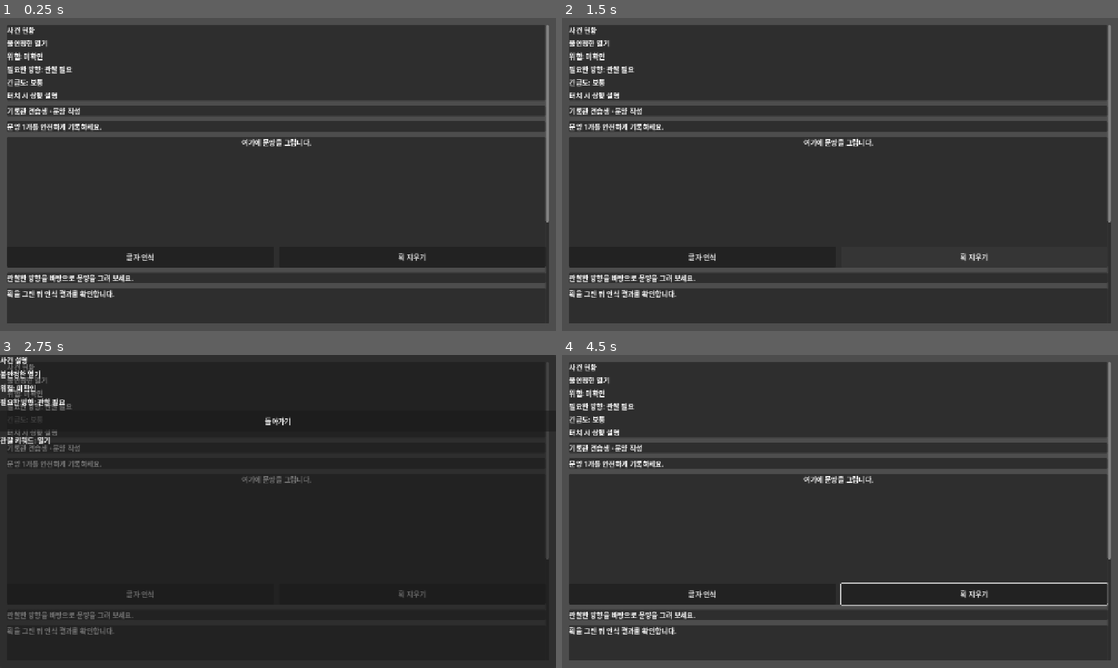
Above: before the commit, frames 1-4 (two rows, left to right).
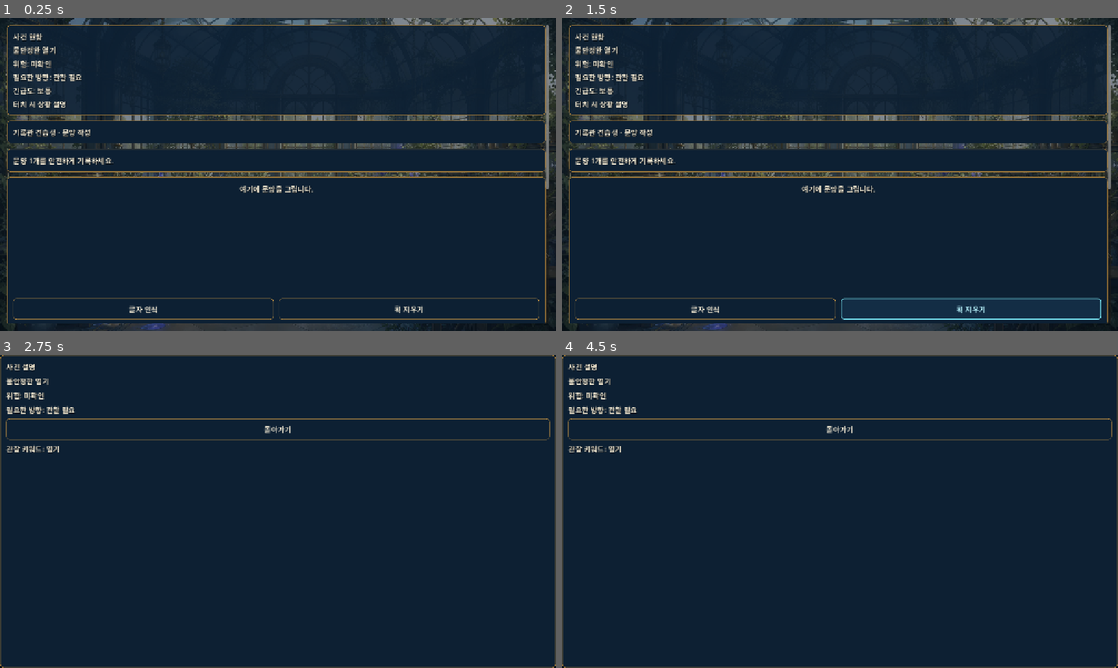
Above: after the commit, the same moments.

Repository: alsdmlals4-eng/GRIMOIRE-
Game: Godot game, scene res://src/ui/spell_workflow/spell_workflow_product_root.tscn
Two runs of this game, one before a commit and one after it. Both use one fixed random seed, a clock stepped at 60 frames per second and the inputs below.
Inputs (mouse positions are in pixels of both pictures, inside the frame that each line leads up to):
- Up to frame 1 (0.25 s): no input
- Up to frame 2 (1.5 s): click "글자 인식" at 0.5 s; click "획 지우기" at 1.25 s
- Up to frame 3 (2.75 s): tap Enter at 2 s; drag from (278, 398) to (333, 442) at 2.02 s
- Up to frame 4 (4.5 s): click "돌아가기" at 2.75 s; tap Space at 3.5 s; drag from (840, 533) to (812, 574) at 3.52 s; tap Enter at 4.25 s; move the mouse to (895, 442) at 4.27 s; hold Right from 4.28 s (still down); tap Ctrl at 4.35 s; click (895, 442) at 4.42 s

The runs differ from the first frame. In frame 1, 84% of the frame differs, in the area x 0-100%, y 0-100%; in frame 2, 88%; in frame 3, 17%; in frame 4, 92%.

Commit message:
feat(task11): apply greenhouse visual surface

Diff:
--- a/src/ui/spell_workflow/spell_workflow_product_root.gd
+++ b/src/ui/spell_workflow/spell_workflow_product_root.gd
@@ -54,6 +54,7 @@
 
 
 func _ready() -> void:
+    theme = GrimoireThemeFactory.create_theme()
     start_slice()
     _connect_player_surfaces()
     _configure_player_surfaces()
--- a/src/ui/spell_workflow/spell_workflow_product_root.tscn
+++ b/src/ui/spell_workflow/spell_workflow_product_root.tscn
@@ -4,6 +4,7 @@
 [ext_resource type="PackedScene" uid="uid://dhkd7pos74iaa" path="res://src/ui/spell_workflow/glyph_drawing_screen.tscn" id="2_kmny2"]
 [ext_resource type="PackedScene" uid="uid://bolap7p5hkar8" path="res://src/ui/spell_workflow/circuit_placement_screen.tscn" id="3_ag2ki"]
 [ext_resource type="PackedScene" uid="uid://qfvh1n7f5veh" path="res://src/ui/spell_workflow/spell_use_screen.tscn" id="4_3otfq"]
+[ext_resource type="Texture2D" path="res://assets/art/backgrounds/greenhouse/bg_greenhouse_field_base.webp" id="5_2w8ln"]
 
 [node name="SpellWorkflowProductRoot" type="Control" unique_id=1353567651]
 layout_mode = 3
@@ -13,6 +14,28 @@
 grow_horizontal = 2
 grow_vertical = 2
 script = ExtResource("1_hpptg")
+
+[node name="EnvironmentBackground" type="TextureRect" parent="." unique_id=1296288871]
+layout_mode = 1
+anchors_preset = 15
+anchor_right = 1.0
+anchor_bottom = 1.0
+grow_horizontal = 2
+grow_vertical = 2
+mouse_filter = 2
+texture = ExtResource("5_2w8ln")
+expand_mode = 1
+stretch_mode = 6
+
+[node name="EnvironmentReadabilityVeil" type="ColorRect" parent="." unique_id=678603010]
+layout_mode = 1
+anchors_preset = 15
+anchor_right = 1.0
+anchor_bottom = 1.0
+grow_horizontal = 2
+grow_vertical = 2
+mouse_filter = 2
+color = Color(0.027451, 0.082353, 0.141176, 0.5)
 
 [node name="ResultPanel" type="VBoxContainer" parent="." unique_id=883718107]
 layout_mode = 0
--- a/src/ui/theme/grimoire_theme_factory.gd
+++ b/src/ui/theme/grimoire_theme_factory.gd
@@ -56,6 +56,12 @@
 
 
 static func _configure_panels(theme: Theme) -> void:
+    theme.set_stylebox(
+        &"panel",
+        &"PanelContainer",
+        _style_box(Color(SURFACE_PANEL, 0.9), LINE_BRASS.darkened(0.15), 1, PANEL_RADIUS, 14.0)
+    )
+
     theme.set_type_variation(&"AcademyPanel", &"PanelContainer")
     theme.set_stylebox(
         &"panel",
@@ -86,6 +92,16 @@
 
 
 static func _configure_buttons(theme: Theme) -> void:
+    _set_button_set(
+        theme,
+        &"Button",
+        SURFACE_PANEL,
+        SURFACE_PANEL_EMPHASIS,
+        LINE_BRASS,
+        TEXT_PRIMARY,
+        BUTTON_RADIUS
+    )
+
     theme.set_type_variation(&"AcademyButton", &"Button")
     _set_button_set(
         theme,
--- a/tests/integration/test_spell_workflow_product_root.gd
+++ b/tests/integration/test_spell_workflow_product_root.gd
@@ -9,6 +9,11 @@
     case.assert_true(FileAccess.file_exists(ROOT_PATH), "Task9 Product Root must exist")
     if not FileAccess.file_exists(ROOT_PATH):
         return
+
+    var root_source := FileAccess.get_file_as_string(ROOT_PATH)
+    var product_scene_source := FileAccess.get_file_as_string(ROOT_SCENE_PATH)
+    case.assert_true(product_scene_source.contains("bg_greenhouse_field_base.webp"), "Product Root consumes the persisted greenhouse background asset")
+    case.assert_true(root_source.contains("theme = GrimoireThemeFactory.create_theme()"), "Product Root applies the shared Academy live theme")
 
     var Root = load(ROOT_PATH)
     case.assert_true(Root != null and Root.can_instantiate(), "Task9 Product Root must compile")
@@ -22,11 +27,30 @@
     var packed_scene = load(ROOT_SCENE_PATH)
     case.assert_true(packed_scene != null and packed_scene.can_instantiate(), "Product Root scene must instantiate")
     if packed_scene != null and packed_scene.can_instantiate():
-        var scene_root = packed_scene.instantiate()
+        var scene_root := packed_scene.instantiate() as Control
+        var tree := Engine.get_main_loop() as SceneTree
+        case.assert_true(tree != null, "Product Root visual contract has an active SceneTree")
+        if tree != null:
+            tree.root.add_child(scene_root)
+
+        case.assert_true(scene_root.theme != null, "Product Root applies the shared Academy Theme at runtime")
+        if scene_root.theme != null:
+            case.assert_true(scene_root.theme.get_stylebox(&"normal", &"Button") != null, "Academy Theme styles generic primary actions")
+            case.assert_true(scene_root.theme.get_stylebox(&"panel", &"PanelContainer") != null, "Academy Theme styles generic content panels")
+
+        var environment_background := scene_root.get_node_or_null("EnvironmentBackground") as TextureRect
+        var readability_veil := scene_root.get_node_or_null("EnvironmentReadabilityVeil") as ColorRect
+        case.assert_true(environment_background != null, "Product Root owns the persisted greenhouse backdrop node")
+        case.assert_true(readability_veil != null, "Product Root owns the readability veil above the backdrop")
+        if environment_background != null:
+            case.assert_true(environment_background.texture != null, "Product Root loads the persisted greenhouse texture at runtime")
+            case.assert_equal(Control.MOUSE_FILTER_IGNORE, environment_background.mouse_filter, "Greenhouse backdrop does not intercept player input")
+        if readability_veil != null:
+            case.assert_equal(Control.MOUSE_FILTER_IGNORE, readability_veil.mouse_filter, "Readability veil does not intercept player input")
+
         for required_node in ["GlyphScreen", "CircuitScreen", "SpellUseScreen", "ResultPanel"]:
             case.assert_true(scene_root.has_node(NodePath(required_node)), "Product Root exposes player surface: %s" % required_node)
 
-        var product_scene_source := FileAccess.get_file_as_string(ROOT_SCENE_PATH)
         case.assert_false(product_scene_source.contains('parent="GlyphScreen/GlyphContent"'), "product root does not duplicate glyph-scene descendants")
         case.assert_false(product_scene_source.contains('parent="CircuitScreen/CircuitContent"'), "product root does not duplicate circuit-scene descendants")
         case.assert_false(product_scene_source.contains('parent="SpellUseScreen/SpellUseContent"'), "product root does not duplicate spell-use descendants")
@@ -41,7 +65,7 @@
         var stock_source: Control = scene_root.get_node(NodePath("CircuitScreen/CircuitContent/Content/Layout/MainRow/StockSourcePanel"))
         case.assert_true(vault_source.custom_minimum_size.x >= 180.0, "vault source panel has a readable minimum width")
         case.assert_true(stock_source.custom_minimum_size.x >= 180.0, "stock source panel has a readable minimum width")
-        scene_root.free()
+        scene_root.queue_free()
 
     var root = Root.new()
     var started: Dictionary = root.start_slice()
--- a/tests/test_runner.gd
+++ b/tests/test_runner.gd
@@ -54,6 +54,10 @@
 
 
 func _init() -> void:
+    call_deferred("_run")
+
+
+func _run() -> void:
     var case = TestCase.new()
     for suite_path in SUITES:
         var suite_script = load(suite_path)
Not shown, added: docs/planning/TASK11_PRODUCT_ROOT_VISUAL_SURFACE_2026-08-27.md
Not shown, added: docs/superpowers/plans/2026-08-27-task11-product-root-visual-surface.md
